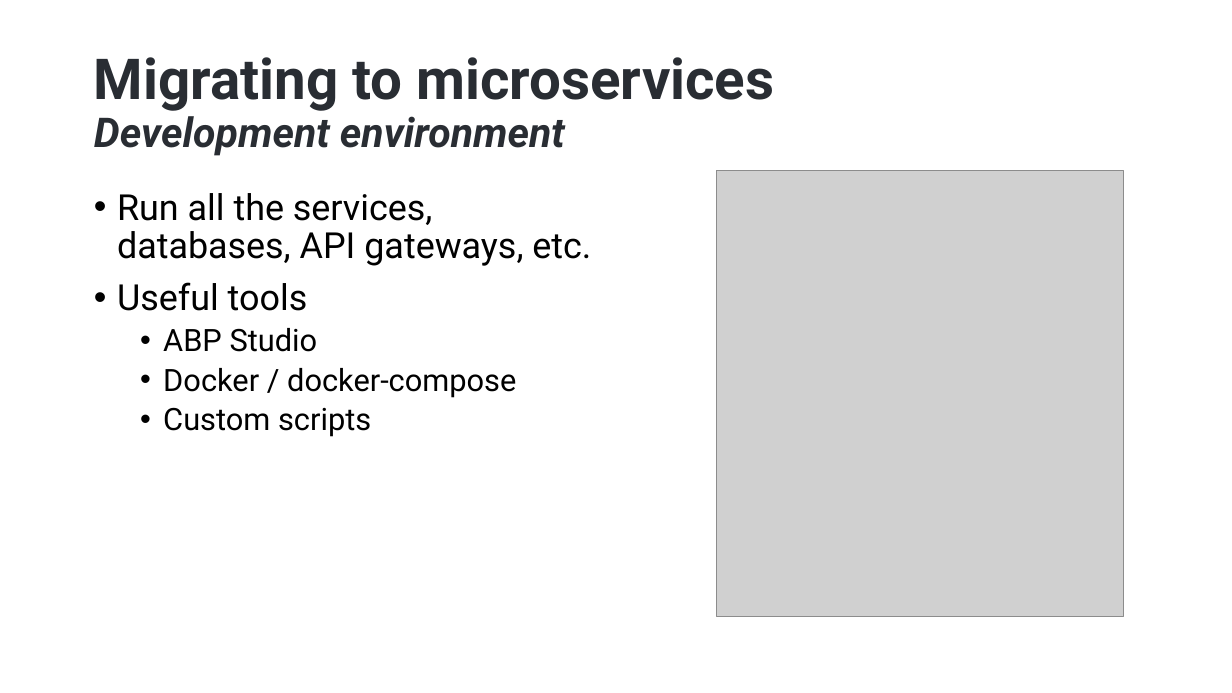
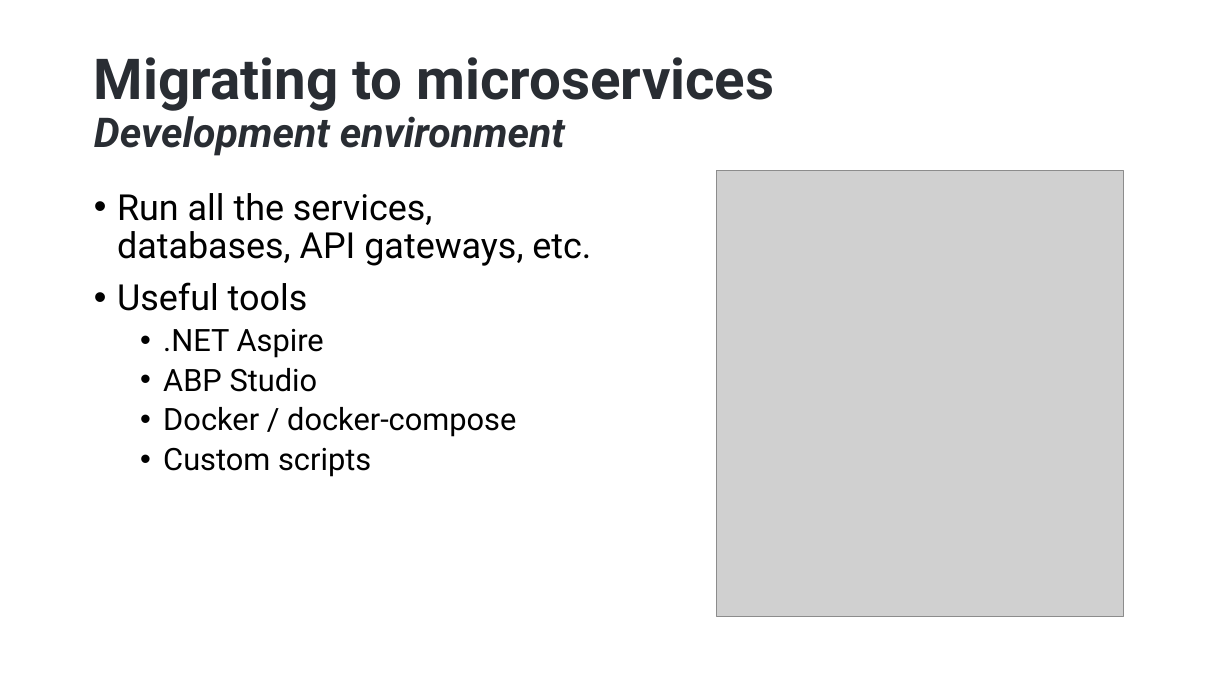
Before and after one commit to hikalkan/presentations, a slide deck: slide 46 of 2025-04-16 Roma Designing Monolith First For Microservices/Monolith First Presentation.pptx. Drawn at 1232x693 pixels with LibreOffice and Linux fonts; fonts in the diff are those of the drawing; grey boxes stand for pictures; background and template pictures are left out. Boxes give left, top, right and bottom in pixels: in the first picture for what was removed or moved away, otherwise in the second. Text is boxed around its words. In the diff, an @@ line names an element or a change of style, - is before the commit and + after.

```diff
--- a/2025-04-16 Roma Designing Monolith First For Microservices/Monolith First Presentation.pptx
+++ b/2025-04-16 Roma Designing Monolith First For Microservices/Monolith First Presentation.pptx
@@ text at <box>163,329,324,358</box>: paragraph added @@
+  • .NET Aspire
```
Also in this commit, not shown: 4 other slides changed.
